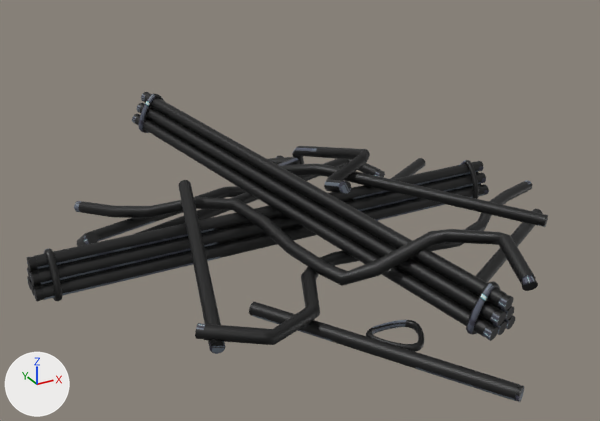
Two versions of the FBX model Assets/Meshes/Objects/debris.fbx, one commit apart.
Both versions are drawn from a camera (50 mm lens) standing at (-3.0, -8.42, 2.66) and looking at (-0.17, -3.28, 0.09). Arrows for +X, +Y and +Z are at lower left; the lights stay in place. Where no turn or scale is listed for an object, it has been applied to the vertices. Vertices at the same position are counted once.

The older version as bpy lines, for what is in view:
```python
mat_standardsurface1 = principled_material('standardSurface1')
mat_standardsurface1.texture = img_tilemap_png
me_mesh = bpy.data.meshes.new('Mesh')
me_mesh.from_pydata(...)  # 8251 vertices, 8656 faces; spans x -2.15..2.43, y -2.77..1.88, z -0.37..0.55
me_mesh.materials.append(mat_standardsurface1)  # picture img_tilemap_png
ob_debris = bpy.data.objects.new('debris', me_mesh)
ob_debris.location = (-0.003, -2.749, 0.005)
```
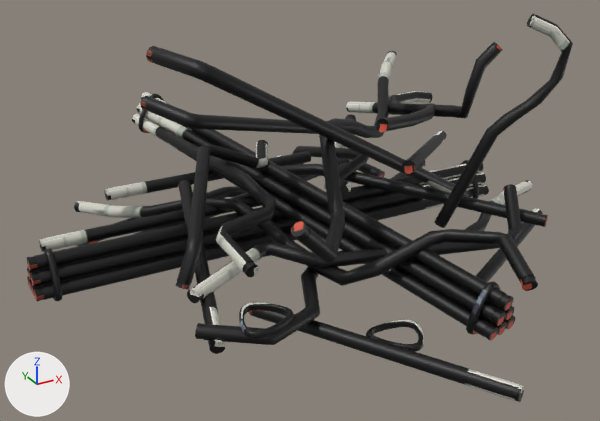
Where the newer file only moved an object's origin or applied its transform, the numbers keep the older frame.

Location of each change, (x1, y1, x2, y2) in pixels of the pictures (600 x 421 px):
'debris', surface changed, reshaped (25% taller)
    before: (27, 92, 548, 402)
    after: (27, 14, 573, 402)
part 1 of me_mesh, added (black)
    after: (291, 51, 397, 263)
part 2 of me_mesh, added (black)
    after: (146, 46, 469, 197)
part 3 of me_mesh, added
    after: (39, 196, 261, 252)
part 4 of me_mesh, added (black)
    after: (402, 131, 447, 174)
part 5 of me_mesh, added
    after: (105, 151, 311, 201)
part 6 of me_mesh, added (black)
    after: (239, 302, 294, 339)
part 7 of me_mesh, added (black)
    after: (155, 126, 276, 277)
part 8 of me_mesh, added (black)
    after: (176, 140, 268, 290)
part 9 of me_mesh, added (black)
    after: (346, 42, 503, 132)
part 10 of me_mesh, added (black)
    after: (187, 184, 522, 303)
part 11 of me_mesh, added (black)
    after: (434, 14, 573, 228)
part 12 of me_mesh, added (black)
    after: (140, 96, 356, 148)

What changed in the scene script:
```text
Add img_misca_png:
    img_misca_png = load_image('miscA.png', '../../Textures/miscA.png', 512, 512, 'sRGB')
Change mat_standardsurface1:
    mat_standardsurface1.texture: img_tilemap_png -> img_misca_png
Change me_mesh:
    used by ob_debris; location = (-0.003, -2.749, 0.005)
    remove me_mesh.from_pydata(...)  # 8251 vertices, 8656 faces; spans x -2.15..2.43, y -2.77..1.88, z -0.37..0.55
    add me_mesh.from_pydata(...)  # 12738 vertices, 13372 faces; spans x -2.15..2.43, y -2.77..1.88, z -0.37..1.57
    me_mesh part 1: the loose piece of 382 vertices spanning x -1.44..2.43, y -1.73..-0.25, z -0.34..-0.07 is copied, and the copy is multiplied about its middle by the matrix ((0.765, -0.116, 0.633), (0.605, 0.465, -0.646), (-0.219, 0.878, 0.426)), then moved by (-0.05, 0.56, 0.79); it spans x -0.95..1.81, y -1.9..1.14, z 0.28..0.87
    me_mesh part 2: the loose piece of 322 vertices spanning x -2.02..1.41, y 0.06..1.07, z -0.35..-0.2 is copied, and the copy is multiplied about its middle by the matrix ((-0.866, 0.0, 0.5), (0.0, -1.0, 0.0), (0.5, 0.0, 0.866)), then moved by (0.36, -1.46, 0.98); it spans x -1.44..1.55, y -1.4..-0.39, z -0.2..1.57
    me_mesh part 3: the loose piece of 322 vertices spanning x 0.24..1.94, y -0.29..0.75, z -0.35..-0.25 is copied, and the copy is turned 150 degrees about the z axis through its middle, then moved by (-2.15, -0.14, 0.25); it spans x -2.01..-0.1, y 0.04..0.14, z -0.1..0.0
    me_mesh part 4: the loose piece of 322 vertices spanning x -1.38..-0.77, y -1.6..0.24, z -0.24..0.21 is copied, and the copy is turned 150 degrees about the z axis through its middle, then moved by (2.35, 0.48, 0.25); it spans x 0.56..1.98, y -0.89..0.49, z 0.01..0.46
    me_mesh part 5: the loose piece of 322 vertices spanning x 0.24..1.94, y -0.29..0.75, z -0.35..-0.25 is copied, and the copy is turned 150 degrees about the z axis through its middle, then moved by (-1.48, 0.4, 0.33); it spans x -1.35..0.56, y 0.59..0.69, z -0.02..0.08
    me_mesh part 6: the loose piece of 576 vertices spanning x -0.34..0.04, y -2.03..-1.68, z -0.35..-0.3 is copied, and the copy is turned 75 degrees about the z axis through its middle, then moved by (-0.85, 0.26, 0.25); it spans x -1.19..-0.82, y -1.76..-1.39, z -0.1..-0.05
    me_mesh part 7: the loose piece of 322 vertices spanning x 0.18..1.58, y -1.44..1.28, z -0.25..0.11 is copied, and the copy is turned 150 degrees about the z axis through its middle, then moved by (-1.6, 0.33, 0.25); it spans x -0.98..-0.42, y -1.19..1.74, z 0.0..0.36
    me_mesh part 8: the loose piece of 322 vertices spanning x 0.28..0.84, y -0.39..1.26, z -0.37..0.25 is copied, and the copy is turned 150 degrees about the z axis through its middle, then moved by (-1.26, -0.79, 0.25); it spans x -1.34..-0.06, y -0.96..0.27, z -0.12..0.5
    me_mesh part 9: a new loose piece of 631 vertices spanning x 0.34..1.9, y -0.85..0.73, z 0.37..1.24, in mat_standardsurface1 (picture img_misca_png)
    me_mesh part 10: a new loose piece of 322 vertices spanning x -1.34..1.43, y -1.56..-0.73, z -0.09..0.23, in mat_standardsurface1 (picture img_misca_png)
    me_mesh part 11: a new loose piece of 322 vertices spanning x 0.93..1.71, y -1.31..-0.76, z -0.19..1.54, in mat_standardsurface1 (picture img_misca_png)
    me_mesh part 12: a new loose piece of 322 vertices spanning x -1.26..1.12, y -0.59..0.92, z -0.21..1.05, in mat_standardsurface1 (picture img_misca_png)
```
